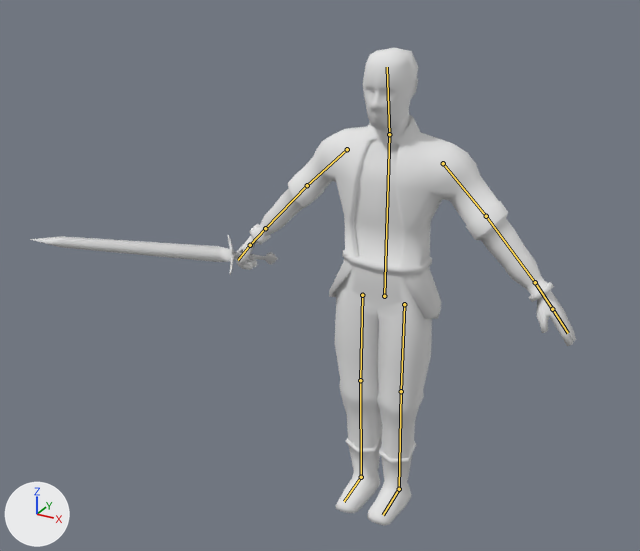
Renders of the Blender file Assets/Models/MainChar/MainCharNEW/mainChar6.blend from each side of a commit.
Rendered twice from a 50 mm camera at (3.68, -8.06, 6.89) aimed at (-0.89, 0.26, 2.72). The axes (+X, +Y, +Z) are drawn at lower left. The lights are the same throughout. The bones that bend it are drawn over the model as lines.
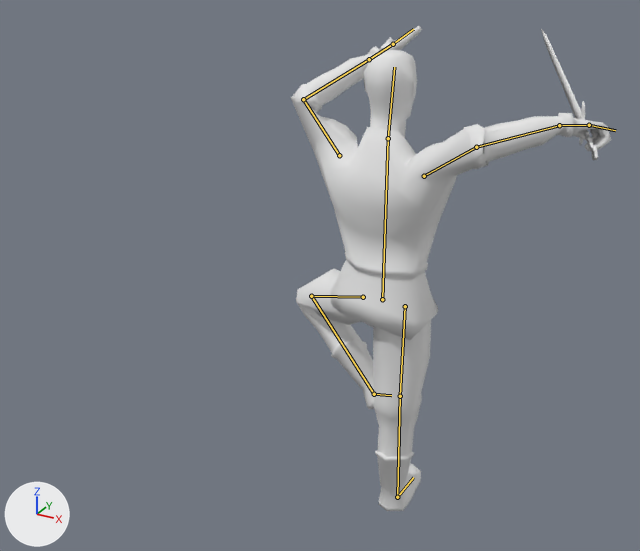
The newer file adds an action. The first version stands in its rest pose; the second is drawn at frame 50 of the action 'Dance'.

Changed parts and their boxes [x1, y1, x2, y2] in the pictures (640 x 551 px):
'Plane', posed: before [236, 48, 576, 526]; after [291, 26, 611, 511]
'Cube', posed (77% narrower, 222% taller): before [30, 235, 278, 275]; after [541, 29, 598, 160]
bone 'Stommach', root to tip: before (384, 296) to (389, 134); after (382, 299) to (388, 138)
bone 'UpperArm.L', root to tip: before (443, 163) to (486, 216); after (339, 155) to (303, 99)
bone 'LowerArm.L', root to tip: before (486, 216) to (535, 282); after (303, 99) to (369, 59)
bone 'UpperArm.R', root to tip: before (347, 149) to (307, 185); after (424, 176) to (476, 147)
bone 'LowerArm.R', root to tip: before (307, 185) to (265, 228); after (476, 147) to (559, 125)
bone 'Hand1.R', root to tip: before (265, 228) to (250, 245); after (559, 125) to (589, 125)
bone 'Hand2.R', root to tip: before (250, 245) to (238, 260); after (589, 125) to (615, 130)
bone 'Stommach.001', root to tip: before (389, 134) to (387, 67); after (388, 138) to (394, 67)
bone 'UpperLeg.R', root to tip: before (362, 295) to (360, 380); after (405, 306) to (400, 396)
bone 'LowerLeg.R', root to tip: before (360, 380) to (361, 477); after (400, 396) to (397, 497)
bone 'UpperLeg.L', root to tip: before (404, 304) to (401, 391); after (363, 297) to (311, 296)
bone 'LowerLeg.L', root to tip: before (401, 391) to (399, 489); after (311, 296) to (374, 394)
bone 'Foot.L', root to tip: before (399, 489) to (383, 515); after (374, 394) to (391, 395)

What the commit changed:
Bone 'Stommach' (bone_stommach) moves from (0.0, 0.0, 0.0) to (0.0, -0.03, 0.04).
Bone 'Stommach' (bone_stommach) turns from (0, 0, 0) to (0, 167, 0) degrees about its own x, y and z.
Bone 'UpperArm.L' (bone_upperarm_l) turns from (0, 0, 0) to (-25, 55, 82) degrees about its own x, y and z.
Bone 'LowerArm.L' (bone_lowerarm_l) turns from (0, 0, 0) to (-95, 0, 10) degrees about its own x, y and z.
Bone 'UpperArm.R' (bone_upperarm_r) turns from (0, 0, 0) to (-1, 14, 79) degrees about its own x, y and z.
Bone 'LowerArm.R' (bone_lowerarm_r) turns from (0, 0, 0) to (-21, 27, 40) degrees about its own x, y and z.
Bone 'Hand1.R' (bone_hand1_r) turns from (0, 0, 0) to (-15, -18, 2) degrees about its own x, y and z.
Bone 'Hand2.R' (bone_hand2_r) turns from (0, 0, 0) to (-8, -11, 0) degrees about its own x, y and z.
Bone 'Stommach.001' (bone_stommach_001) turns from (0, 0, 0) to (0, 16, -3) degrees about its own x, y and z.
Bone 'UpperLeg.R' (bone_upperleg_r) moves from (0.0, 0.0, 0.0) to (0.52, 0.03, 0.02).
Bone 'UpperLeg.R' (bone_upperleg_r) turns from (0, 0, 0) to (3, 180, -1) degrees about its own x, y and z.
Bone 'LowerLeg.R' (bone_lowerleg_r) turns from (0, 0, 0) to (-7, 1, 0) degrees about its own x, y and z.
Bone 'UpperLeg.L' (bone_upperleg_l) moves from (0.0, 0.0, 0.0) to (-0.52, 0.03, 0.02).
Bone 'UpperLeg.L' (bone_upperleg_l) turns from (0, 0, 0) to (-25, 175, 65) degrees about its own x, y and z.
Bone 'LowerLeg.L' (bone_lowerleg_l) turns from (0, 0, 0) to (9, -39, 111) degrees about its own x, y and z.
Bone 'Foot.L' (bone_foot_l) turns from (0, 0, 0) to (8, 0, 1) degrees about its own x, y and z.
